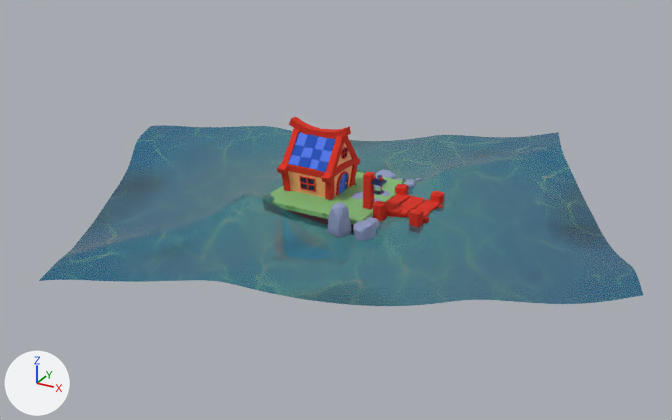
A saved change to the glTF model public/model/casa.glb.
The view is the same before and after, from a 50 mm lens placed at (48.4, -88.7, 40.0), pointed at (0.8, -2.1, -3.3). Every picture has the same lights, and +X, +Y and +Z are marked at lower left. Where no turn or scale is listed for an object, it has been applied to the vertices.

The older version as bpy lines, for what is in view:
```python
me_cubo_004 = bpy.data.meshes.new('Cubo.004')
me_cubo_004.from_pydata(...)  # 55 vertices, 106 faces; spans x -3.96..3.7, y -0.53..0.55, z -0.86..0.87
me_cubo_004.materials.append(mat_madera)  # red #d82c16
me_cubo_118 = bpy.data.meshes.new('Cubo.118')
me_cubo_118.from_pydata(...)  # 44 vertices, 84 faces; spans x -1.17..1.18, y -1.18..1.16, z -2.12..1.77
me_cubo_118.materials.append(mat_roca)  # blue #8f9ac0
me_plano_002 = bpy.data.meshes.new('Plano.002')
me_plano_002.from_pydata(...)  # 2500 vertices, 4802 faces; spans x -35.4..35.4, y -33.0..33.0, z -1.1..1.8
me_plano_002.materials.append(mat_agua)
ob_cubo_004 = bpy.data.objects.new('Cubo.004', me_cubo_004)
ob_cubo_004.location = (-2.05, -0.63, 5.57)
ob_cubo_103 = bpy.data.objects.new('Cubo.103', me_cubo_118)
ob_cubo_103.location = (4.75, -8.5, -1.02)
ob_sea = bpy.data.objects.new('Sea', me_plano_002)
ob_sea.location = (1.44, -0.84, -2.21)
# also in view: 'PAREDES' at (-2.1, -0.7, 1.8); 'Base' at (0.2, -0.7, -2.8)
```
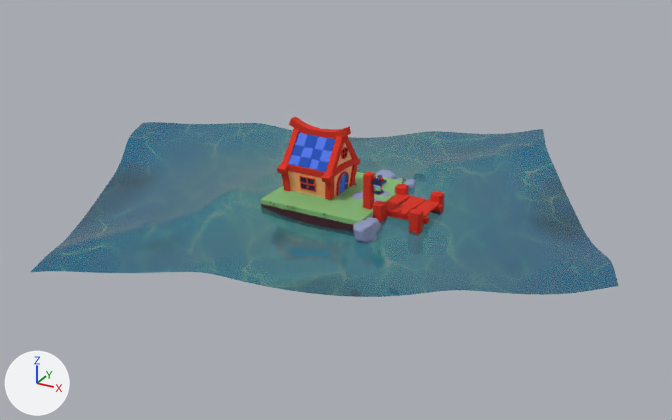
Location of each change, [x1, y1, x2, y2] in pixels of the pictures (672 x 420 px):
'Sea', moved: before [39, 125, 643, 306]; after [31, 122, 618, 297]
'Cubo.103', deleted (blue): before [328, 202, 351, 238]

The change, as a diff of the scene's bpy script:
```diff
--- a/public/model/casa.glb.py
+++ b/public/model/casa.glb.py
@@ ob_sea @@
 ob_sea = bpy.data.objects.new('Sea', me_plano_002)
-ob_sea.location = (1.44, -0.84, -2.21)
+ob_sea.location = (-1.09, 0.48, -2.54)
@@ ob_cubo_103 @@
-ob_cubo_103 = bpy.data.objects.new('Cubo.103', me_cubo_118)
-ob_cubo_103.location = (4.75, -8.5, -1.02)
```
